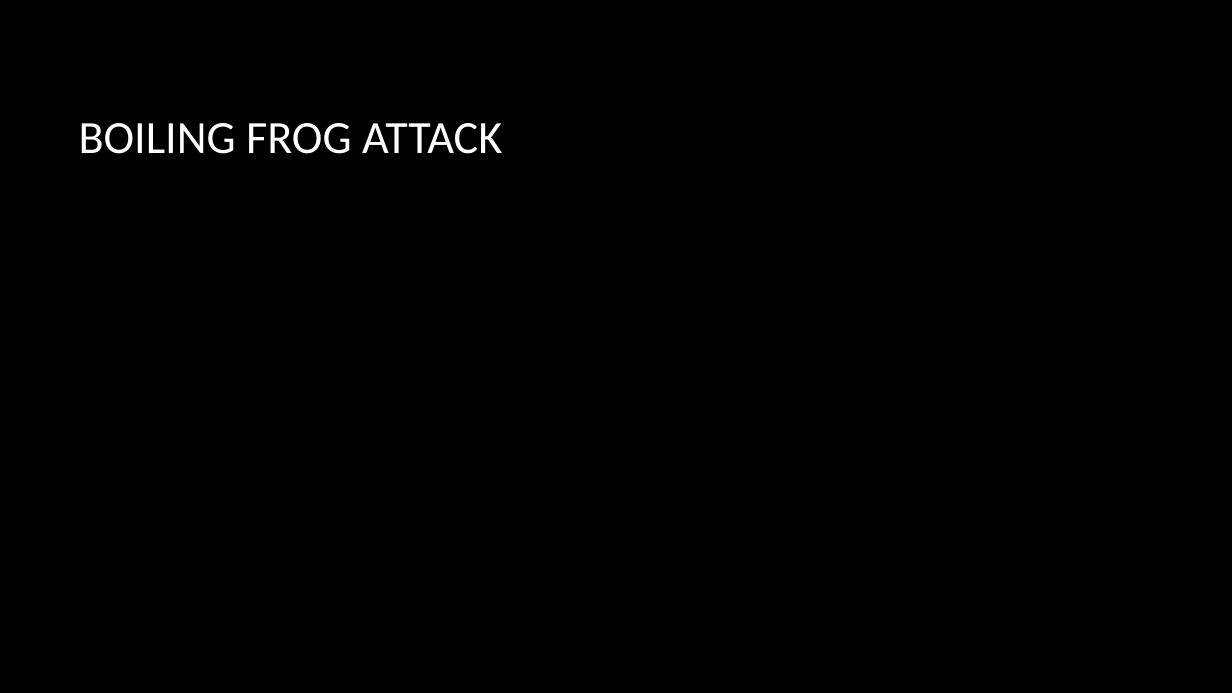
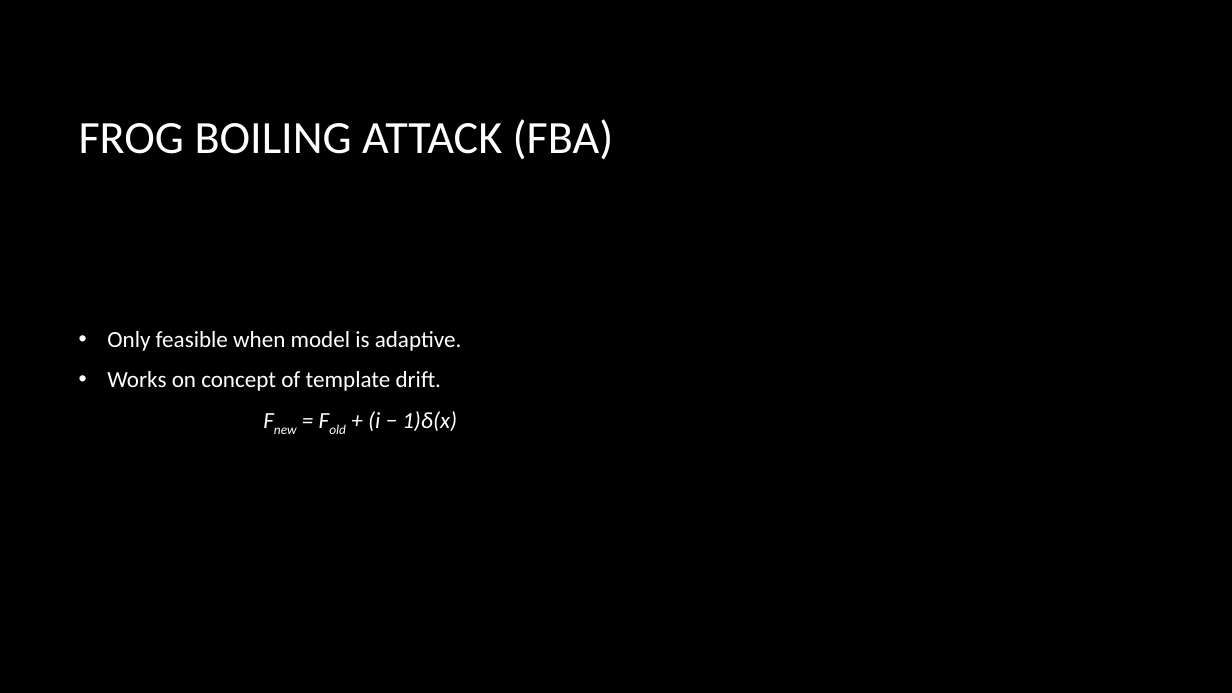
Before and after one commit to ychennay/CIS-700-Banknote-Authentication, a slide deck: slide 9 of CIS-700.pptx. Drawn at 1232x693 pixels with LibreOffice and Linux fonts; fonts in the diff are those of the drawing; background and template pictures are left out. Boxes give left, top, right and bottom in pixels: in the first picture for what was removed or moved away, otherwise in the second. Text is boxed around its words. In the diff, an @@ line names an element or a change of style, - is before the commit and + after.

```diff
--- a/CIS-700.pptx
+++ b/CIS-700.pptx
@@ title at (79, 119, 614, 160): text changed @@
-BOILING FROG ATTACK
+FROG BOILING ATTACK (FBA)
@@ text added at (107, 331, 462, 431), 18 pt, text #FFFFFF @@
+• Only feasible when model is adaptive.
+• Works on concept of template drift.
+Fnew = Fold + (i − 1)δ(x)
```
Also in this commit, not shown: 4 slides added.
